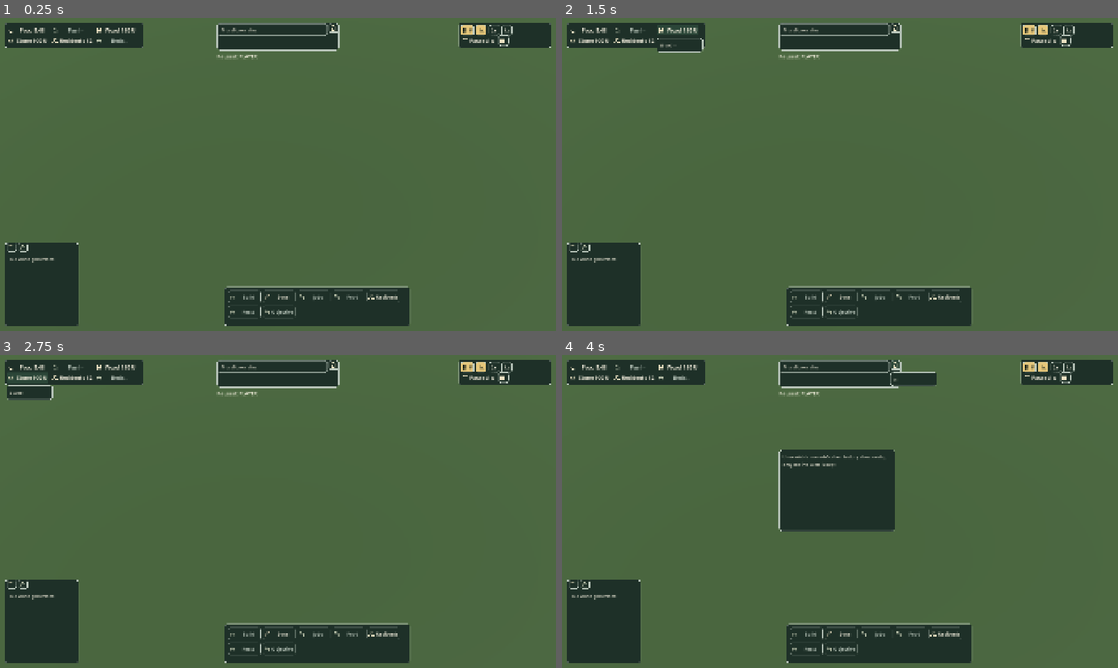
Above: before the commit, frames 1-4 (two rows, left to right).
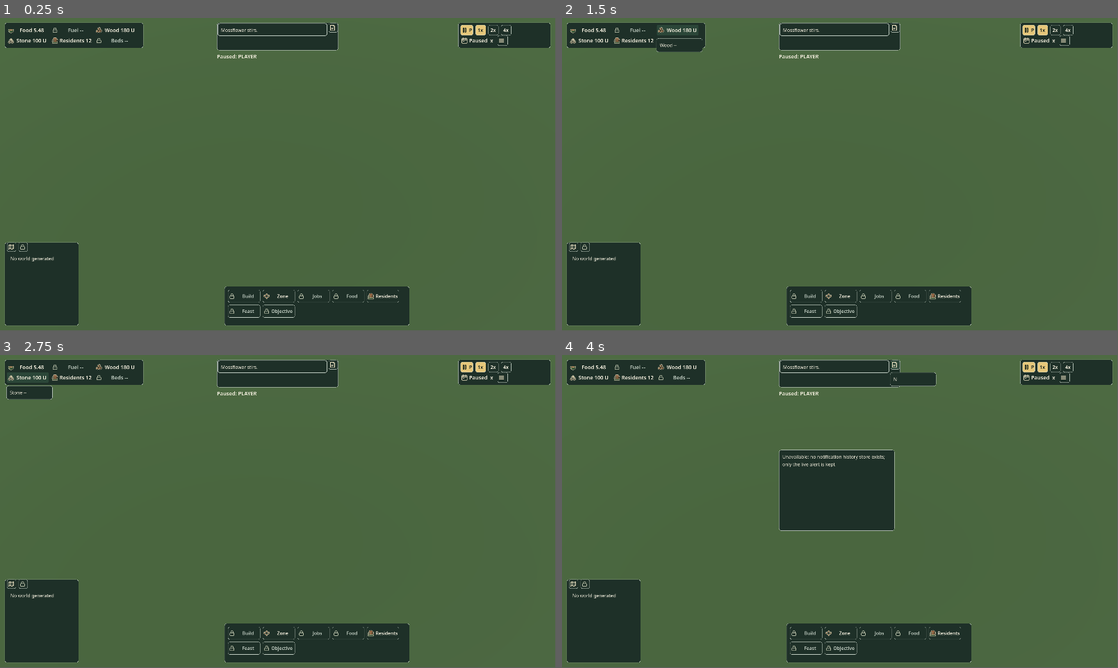
Above: after the commit, the same moments.

Repository: gradybre/redwall-rts
Game: Godot game, scene res://scenes/main.tscn
Same seed, same stepped clock (60 frames per second), same inputs: the game is played once before the commit and once after it.
Inputs (mouse positions are in pixels of both pictures, inside the frame that each line leads up to):
- Up to frame 1 (0.25 s): no input
- Up to frame 2 (1.5 s): click "Food 5.48" at 0.5 s; click "Wood 180 U" at 1.25 s
- Up to frame 3 (2.75 s): click "Stone 100 U" at 2 s
- Up to frame 4 (4 s): click "Residents 12" at 2.75 s; click (895, 364) at 3.5 s
In our replay, the window is 800x450 before the commit and 799x449 after it. These sizes can differ from the game's own. Grey fills any space a smaller window leaves; there, only what the larger window draws over its background counts as a difference.

The runs differ from the first frame. In frame 1, 2.2% of the frame differs, in the area x 0-100%, y 1-99%; in frame 2, 2.3%; in frame 3, 2.3%; in frame 4, 2.7%.

Commit message:
feat(ui): make all three responsive profiles reachable, wrap text, apply painted icons
Three changes and two findings, all with native evidence under
docs/validation/evidence/ui-refinement/.

THE RESPONSIVE CORRECTION. project.godot pinned window/stretch/mode="canvas_items"
against a fixed 1920x1080 base, so every window reported WIDE and UI 1.2's NARROW
composition was unreachable at runtime -- testable only in isolation. Astra ruled
the fix in the READY_07 save/UI addendum. It has two halves and I first shipped
only one: disabling base stretching made the layout compute 853x480 at 150%, drawn
in the corner of a 1280x720 window. The UI-only scale transform is the other half,
and the ruling says in terms not to apply both engine stretching and the spec's
scale. Measured now: 1920 at 100% is WIDE, 1280 at 100% STANDARD, 1280 at 150%
NARROW -- exactly the addendum's table.

PAINTED ICONS APPLIED. The art family was authored into godot/ui/painted/,
emblems/, frames/ and symbolic16/ with a ui_art.gd module, and NOTHING LOADED IT --
ui_shell.gd still read the original line icons. The first capture was pixel
identical to the pre-art shell. Wired now, with NARROW taking the 16 px symbolic
variants rather than shrinking painted detail into noise, per ART-UI-04.

TEXT WRAPS INSTEAD OF CLIPPING. Content labels set clip_text, which is the
"ellipsis on critical content" UXV-032 forbids; at NARROW it cut "Settlement
generated: 1695 resource no|" and "128 x 128 tiles, s|". They now word-wrap.

TWO DEFECTS RECORDED RATHER THAN PAPERED OVER:

The alert card overflows at NARROW. Wrapping three lines into a card whose height
ui_layout.alert_card() fixes draws over the pause line, and overlap is worse than
the clipping it replaced. Growing the card from the shell does nothing because
_place_local() re-sets the rect every pass. It must become content-sized in
ui_layout.gd, which the component owner holds. Stated at the call site with the
screenshot path.

Frame art is authored but not applied. Two placement attempts put corners outside
their panels and left edges invisible. The pieces load and draw, so the fault is
the placement contract, not the paths -- ui_art_manifest.json declares each asset's
bounds and stretch margins and its author owns what they mean. _apply_frame_art()
is kept uncalled with that reason, so the next attempt starts from the shape.

ok: 2711 tests, 98302 assertions, 0 failures.

Co-Authored-By: Claude Opus 5 <noreply@anthropic.com>

Diff:
--- a/godot/project.godot
+++ b/godot/project.godot
@@ -24,7 +24,13 @@
 
 window/size/viewport_width=1920
 window/size/viewport_height=1080
-window/stretch/mode="canvas_items"
+; SET-UX-VIS-002 / UI 1.2: the UI lays out against the ACTUAL viewport, so the responsive
+; profiles key off a logical width that changes with the window. "canvas_items" against a
+; fixed 1920x1080 base gave every window a 1920x1080 logical size -- measured: a 1280x720
+; window still resolved to WIDE -- which made UI 1.2's NARROW composition unreachable at
+; runtime and testable only in isolation. Astra ruled the correction in the READY_07
+; save/UI addendum: disable automatic base stretching and let the UI own its own scale.
+window/stretch/mode="disabled"
 window/stretch/aspect="expand"
 
 [input]
--- a/godot/scripts/ui/ui_shell.gd
+++ b/godot/scripts/ui/ui_shell.gd
@@ -34,6 +34,7 @@
 const UiTheme := preload("res://scripts/ui/ui_theme.gd")
 const UiAvailability := preload("res://scripts/ui/ui_availability.gd")
 const UiHitTest := preload("res://scripts/ui/ui_hit_test.gd")
+const UiArt := preload("res://ui/ui_art.gd")
 const UiFocusOrder := preload("res://scripts/ui/ui_focus_order.gd")
 const UiCommandBridge := preload("res://scripts/ui/ui_command_bridge.gd")
 const UiWorldSession := preload("res://scripts/ui/ui_world_session.gd")
@@ -49,6 +50,42 @@
 ## control the LOCK icon instead of its own, which is why an unavailable element never shows a
 ## functional glyph it cannot perform.
 const ICON_DIRECTORY: String = "res://ui/icons/"
+## ART-UI-03/04: the painted object family, used at wide/standard sizes. ART-UI-05 keeps the
+## small functional glyphs -- lock, cancel, pause, menu, calendar -- as the optical SVGs in
+## ICON_DIRECTORY, because painted artwork must never obscure a required state marker.
+const PAINTED_DIRECTORY: String = "res://ui/painted/"
+## ART-UI-04: NARROW keeps the simpler 16 px symbolic variants rather than shrinking painted
+## detail until it becomes noise.
+const SYMBOLIC_DIRECTORY: String = "res://ui/symbolic16/"
+## ART-UI-01/02: each framed container wears its OWN crafted edge, so the five do not share one
+## rounded outline. `ui_art.gd` owns the declared insets and per-corner extents; the renderer
+## keeps the flat opaque fill underneath, which is what keeps text surfaces legible.
+const FRAME_DIRECTORY: String = "res://ui/frames/"
+const FRAME_OF_ZONE: Dictionary = {
+	1: 0, 13: 1, 20: 2, 36: 3, 26: 4,
+}
+## Corner order matches `ui_art.gd`: top-left, top-right, bottom-left, bottom-right.
+const CORNER_SUFFIX: Array[String] = ["tl", "tr", "bl", "br"]
+const CORNER_PRESET: Array[int] = [Control.PRESET_TOP_LEFT, Control.PRESET_TOP_RIGHT,
+	Control.PRESET_BOTTOM_LEFT, Control.PRESET_BOTTOM_RIGHT]
+## Edge order matches `ui_art.gd`'s inset order: top, right, bottom, left.
+const EDGE_SUFFIX: Array[String] = ["top", "right", "bottom", "left"]
+const EDGE_PRESET: Array[int] = [Control.PRESET_TOP_WIDE, Control.PRESET_RIGHT_WIDE,
+	Control.PRESET_BOTTOM_WIDE, Control.PRESET_LEFT_WIDE]
+## Painted subject per §4 element, overriding the line icon where the lock authors one.
+## Food reuses the ready-food bowl and People reuses the population group, identically --
+## ART-LOCK-001 gives sixteen logical rows over fourteen distinct designs.
+const PAINTED_OF_ELEMENT: Dictionary = {
+	2: "res_food_ready", 3: "res_fuel", 4: "res_wood", 5: "res_stone",
+	6: "res_population", 7: "res_beds",
+	27: "cmd_build", 28: "cmd_zone", 29: "cmd_build", 30: "res_food_ready",
+	31: "res_population", 62: "cmd_zone", 66: "cmd_zone",
+}
+## The 16 px symbolic variant per painted subject, for NARROW.
+const SYMBOLIC_OF_PAINTED: Dictionary = {
+	"cmd_build": "build", "cmd_zone": "zone", "cmd_work": "work", "cmd_goals": "goals",
+	"res_food_ready": "food", "res_population": "people",
+}
 const LOCK_ICON: String = "res://ui/icons/lock.svg"
 const ORNAMENT_SPRIG: String = "res://ui/ornaments/sprig.svg"
 ## Icon subject per §4 element. Only elements with a recognisable subject take one, and
@@ -361,11 +398,26 @@
 	if not _availability.is_wired(id):
 		button.icon = load(LOCK_ICON) as Texture2D
 		return
-	if not ICON_OF_ELEMENT.has(id):
+	if not ICON_OF_ELEMENT.has(id) and not PAINTED_OF_ELEMENT.has(id):
 		return
-	button.icon = load("%s%s.svg" % [ICON_DIRECTORY, ICON_OF_ELEMENT[id]]) as Texture2D
+	button.icon = _icon_texture_for(id)
 	if ICON_ONLY_ELEMENTS.has(id):
 		button.text = ""
+
+
+func _icon_texture_for(id: int) -> Texture2D:
+	"""The icon an element wears: painted where the lock authors one, symbolic when NARROW.
+
+	ART-UI-04 asks for the simpler 16 px variant at narrow sizes "rather than shrinking
+	intricate painted detail until it becomes noise", so the profile picks the file rather
+	than the renderer scaling one asset down. An element with no painted subject keeps its
+	optical line glyph, which is ART-UI-05's rule for functional state markers."""
+	if PAINTED_OF_ELEMENT.has(id):
+		var subject: String = PAINTED_OF_ELEMENT[id]
+		if _geometry.profile == UiLayout.PROFILE_NARROW and SYMBOLIC_OF_PAINTED.has(subject):
+			return load("%s%s.svg" % [SYMBOLIC_DIRECTORY, SYMBOLIC_OF_PAINTED[subject]])
+		return load("%s%s.svg" % [PAINTED_DIRECTORY, subject]) as Texture2D
+	return load("%s%s.svg" % [ICON_DIRECTORY, ICON_OF_ELEMENT[id]]) as Texture2D
 
 
 func _add_severity_icon(owner_control: Control, icon_path: String) -> void:
@@ -410,7 +462,11 @@
 	label.text = text
 	label.mouse_filter = Control.MOUSE_FILTER_IGNORE
 	label.custom_minimum_size = _minimum_size(id)
-	label.clip_text = true
+	## UXV-032: content wraps rather than being cut. Clipping a status line is exactly the
+	## "ellipsis on critical content" the requirement forbids, and it was visible at NARROW --
+	## "128 x 128 tiles, s|" with the seed cut off mid-word.
+	label.clip_text = false
+	label.autowrap_mode = TextServer.AUTOWRAP_WORD_SMART
 	label.theme_type_variation = _label_variation(id)
 	_apply_semantics(label, id, text)
 	_controls[id] = label
@@ -422,7 +478,10 @@
 	var label: Label = Label.new()
 	label.name = text_name
 	label.text = text
-	label.clip_text = true
+	## UXV-032: wrap, never clip. The alert card cut "Settlement generated: 1695 resource no|"
+	## at NARROW; a player cannot act on a sentence whose end is missing.
+	label.clip_text = false
+	label.autowrap_mode = TextServer.AUTOWRAP_WORD_SMART
 	label.mouse_filter = Control.MOUSE_FILTER_IGNORE
 	label.set_anchors_preset(Control.PRESET_FULL_RECT)
 	label.offset_left = PANEL_PADDING
@@ -488,6 +547,57 @@
 
 
 
+
+
+func _apply_frame_art(panel: Panel, frame: int) -> void:
+	"""Dress one container in its own edge and corner art. NOT WIRED -- see ADR 0074.
+
+	THIS IS NOT CALLED. Two placement attempts put the corners outside their panels and left the
+	edge strips invisible; the captures are in the evidence directory. The pieces load and draw,
+	so the fault is the placement contract, not the paths: `ui_art_manifest.json` declares each
+	asset's actual bounds and stretch margins, and the author of that manifest owns what they mean.
+	Kept here, uncalled, so the next attempt starts from the shape rather than from nothing.
+
+	Four corners at their declared extents and four edges stretched along their own axis --
+	not one texture scaled, which would distort a binding seam and a page edge alike. The
+	journal is why the corner extent is per corner: its spine cap is 12x16 and its fore-edge
+	corner 14x14, and one averaged number would misplace both.
+
+	Every piece is decorative under ART-UI-07: mouse filter IGNORE, no focus, and no
+	accessibility name, so ornament can never take a click or a tab stop from a control.
+	"""
+	var key: String = String(UiArt.FRAME_KEYS[frame])
+	var holder: Control = Control.new()
+	holder.name = "FrameArt"
+	holder.mouse_filter = Control.MOUSE_FILTER_IGNORE
+	holder.focus_mode = Control.FOCUS_NONE
+	panel.add_child(holder)
+	holder.set_anchors_and_offsets_preset(Control.PRESET_FULL_RECT)
+	for corner: int in 4:
+		var extent: Vector2i = UiArt.frame_corner_size(frame, corner)
+		_add_frame_piece(holder, "%s%s/%s_corner_%s.svg" % [FRAME_DIRECTORY, key, key,
+			CORNER_SUFFIX[corner]], CORNER_PRESET[corner], Vector2(extent))
+	for side: int in 4:
+		var inset: int = UiArt.frame_edge_inset(frame, side)
+		_add_frame_piece(holder, "%s%s/%s_edge_%s.svg" % [FRAME_DIRECTORY, key, key,
+			EDGE_SUFFIX[side]], EDGE_PRESET[side], Vector2(float(inset), float(inset)))
+
+
+func _add_frame_piece(holder: Control, path: String, preset: int, extent: Vector2) -> void:
+	"""One corner or edge of a frame, anchored to the side it belongs to."""
+	var texture: Texture2D = load(path) as Texture2D
+	if texture == null:
+		return
+	var piece: NinePatchRect = NinePatchRect.new()
+	piece.texture = texture
+	piece.mouse_filter = Control.MOUSE_FILTER_IGNORE
+	piece.focus_mode = Control.FOCUS_NONE
+	piece.custom_minimum_size = extent
+	holder.add_child(piece)
+	## Anchors AND offsets, in MINSIZE mode. Setting anchors alone and then assigning `size`
+	## leaves the offsets at zero, which put every corner outside its own panel -- visible in
+	## the first capture as brackets floating past the tray and the folio.
+	piece.set_anchors_and_offsets_preset(preset, Control.PRESET_MODE_MINSIZE)
 
 
 func _zone_panel(id: int, text: String) -> Panel:
@@ -850,10 +960,24 @@
 	if not _layout.compute_into(width, height, _user_scale, _detail_open, _geometry):
 		return _refuse(_layout.last_refusal())
 	_place_zones()
+	_apply_scale_transform()
 	_register_hit_regions()
 	_wire_focus()
 	_last_refusal = REFUSE_NONE
 	return true
+
+
+func _apply_scale_transform() -> void:
+	"""Draw the logical layout at the user's scale. UI 1.2's second half.
+
+	The geometry is computed against W/S by H/S, so at 150% a 1280x720 window lays out as
+	853x480 -- correct, and invisible without this. The engine's own base stretching is
+	DISABLED in project.godot precisely so this transform is the only one: Astra's ruling is
+	"do not apply both engine base stretching and the spec's scale". Scaling the shell rather
+	than the window keeps the 3D render at its own resolution, which is the rest of that rule.
+	"""
+	var factor: float = float(_user_scale) / 100.0
+	scale = Vector2(factor, factor)
 
 
 func _apply_geometry() -> void:
@@ -1147,7 +1271,15 @@
 
 
 func set_alert_display(text: String) -> void:
-	"""UI-SET-011's card. An empty stack is hidden, so it "does not block world" (§4.1)."""
+	"""UI-SET-011's card. An empty stack is hidden, so it "does not block world" (§4.1).
+
+	KNOWN DEFECT, NARROW ONLY, NOT THIS FILE'S TO FIX. The message now wraps rather than
+	clipping (UXV-032), and at NARROW a long generation sentence wraps to three lines and
+	draws outside a card whose height `ui_layout.alert_card()` fixes -- over the pause
+	line. Growing the card here does nothing: `_place_local()` re-sets its rect from the
+	layout on every pass. The card must become content-sized in `ui_layout.gd`, which the
+	component owner holds. Evidence: docs/validation/evidence/ui-refinement/screenshots/
+	06_narrow_1280x720_150.png."""
 	var card: Panel = _controls[ID_ALERT_CARD] as Panel
 	card.accessibility_description = text
 	card.tooltip_text = text
Not shown, added: docs/validation/evidence/ui-refinement/README.md
Not shown, added: docs/validation/evidence/ui-refinement/screenshots/01_paused_wide_1920x1080.png
Not shown, added: docs/validation/evidence/ui-refinement/screenshots/02_generated_wide_1920x1080.png
Not shown, added: docs/validation/evidence/ui-refinement/screenshots/03_roster_wide_1920x1080.png
Not shown, added: docs/validation/evidence/ui-refinement/screenshots/04_newsettlement_wide_1920x1080.png
Not shown, added: docs/validation/evidence/ui-refinement/screenshots/05_standard_1280x720.png
Not shown, added: docs/validation/evidence/ui-refinement/screenshots/06_narrow_1280x720_150.png
